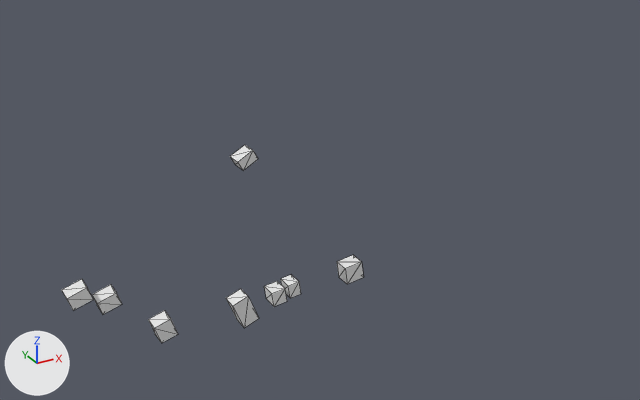
An edit to the glTF model output/glb/tile_647.glb, drawn before and after from the same camera.
Rendered twice from a camera (50 mm lens) standing at (-196.0, -406.0, 125.0) and looking at (2.0, -47.0, -54.0). Arrows for +X, +Y and +Z are at lower left; the lights stay in place. The older version comes first. Mesh edges are drawn as thin lines.

The older version as bpy lines, for what is in view:
```python
me_mesh_0 = bpy.data.meshes.new('Mesh_0')
me_mesh_0.from_pydata(...)  # 64 vertices, 80 faces; spans x -121.0..52.0, y -10.0..0.0, z -141.0..-36.0
ob_mesh_0 = bpy.data.objects.new('Mesh_0', me_mesh_0)
ob_mesh_0.location = (0.0, 0.0, 0.0)
```
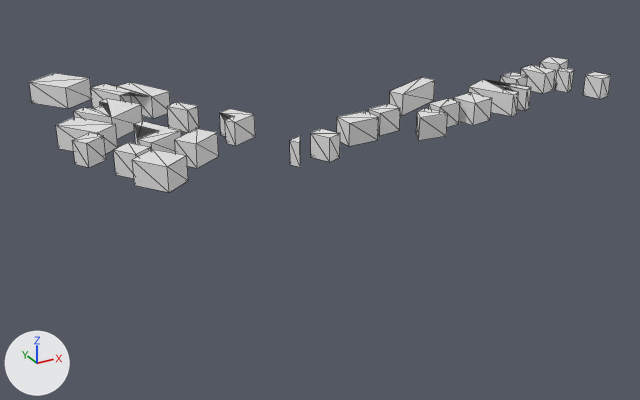
Location of each change, [x1, y1, x2, y2] in pixels of the pictures (640 x 400 px; the box of a moved part takes in the faces that stretch with it):
'Mesh_0', reshaped (92% wider, 32% shorter)
    before: [62, 145, 364, 343]
    after: [29, 57, 611, 192]
part 1 of me_mesh_0, moved or reshaped
    before: [230, 145, 258, 170]
    after: [429, 98, 460, 127]
part 2 of me_mesh_0, moved or reshaped
    before: [281, 275, 301, 298]
    after: [368, 104, 400, 136]
part 3 of me_mesh_0, moved or reshaped
    before: [226, 289, 259, 328]
    after: [337, 111, 379, 146]
part 4 of me_mesh_0, moved or reshaped
    before: [148, 310, 178, 343]
    after: [311, 129, 340, 162]
part 5 of me_mesh_0, moved or reshaped
    before: [337, 255, 364, 284]
    after: [500, 72, 528, 86]
part 6 of me_mesh_0, moved or reshaped
    before: [92, 284, 122, 314]
    after: [521, 65, 556, 94]
part 7 of me_mesh_0, added
    after: [540, 57, 569, 84]
part 8 of me_mesh_0, moved or reshaped
    before: [62, 279, 94, 310]
    after: [167, 102, 199, 132]
part 9 of me_mesh_0, moved or reshaped
    before: [264, 281, 287, 306]
    after: [72, 133, 106, 168]
part 10 of me_mesh_0, added
    after: [113, 143, 151, 179]
part 11 of me_mesh_0, added
    after: [454, 92, 492, 125]
part 12 of me_mesh_0, added
    after: [583, 72, 611, 99]
part 13 of me_mesh_0, added
    after: [555, 68, 574, 92]
part 14 of me_mesh_0, added
    after: [29, 73, 301, 192]
part 15 of me_mesh_0, added
    after: [390, 77, 531, 140]

The change, as a diff of the scene's bpy script:
```diff
--- a/output/glb/tile_647.glb.py
+++ b/output/glb/tile_647.glb.py
@@ me_mesh_0 @@
-me_mesh_0.from_pydata(...)  # 64 vertices, 80 faces; spans x -121.0..52.0, y -10.0..0.0, z -141.0..-36.0
+me_mesh_0.from_pydata(...)  # 238 vertices, 307 faces; spans x -125.0..127.0, y -125.0..20.0, z 0.0..10.0
+# me_mesh_0 part 1: the loose piece of 8 vertices spanning x -26.0..-15.0, y -10.0..0.0, z -46.0..-36.0 is multiplied about its middle by the matrix ((1.041, 0.0, 0.384), (-0.384, 0.0, 1.041), (0.0, -1.11, 0.0)), then moved by (50.0, -104.0, 46.0)
+# me_mesh_0 part 2: the loose piece of 8 vertices spanning x 2.0..10.0, y -10.0..0.0, z -130.0..-121.0 is multiplied about its middle by the matrix ((0.052, 0.0, 1.149), (-1.149, 0.0, 0.052), (0.0, -1.15, 0.0)), then moved by (-4.0, -99.0, 130.0)
+# me_mesh_0 part 3: the loose piece of 8 vertices spanning x -32.0..-17.0, y -10.0..0.0, z -141.0..-121.0 is multiplied about its middle by the matrix ((0.279, 0.0, -0.844), (0.844, 0.0, 0.279), (0.0, -0.889, 0.0)), then moved by (11.0, -103.0, 136.0)
+# me_mesh_0 part 4: the loose piece of 8 vertices spanning x -78.0..-65.0, y -10.0..0.0, z -136.0..-123.0 is multiplied about its middle by the matrix ((0.838, 0.0, -0.113), (0.113, 0.0, 0.838), (0.0, -0.846, 0.0)), then moved by (36.0, -114.0, 134.0)
+# me_mesh_0 part 5: the loose piece of 8 vertices spanning x 39.0..52.0, y -10.0..0.0, z -131.0..-118.0 is multiplied about its middle by the matrix ((-0.12, 0.0, -0.861), (0.861, 0.0, -0.12), (0.0, -0.869, 0.0)), then moved by (38.0, -86.0, 129.0)
+# me_mesh_0 part 6: the loose piece of 8 vertices spanning x -106.0..-94.0, y -10.0..0.0, z -110.0..-99.0 is multiplied about its middle by the matrix ((-0.001, 0.0, 1.15), (-1.15, 0.0, -0.001), (0.0, -1.15, 0.0)), then moved by (201.0, -82.0, 109.0)
+# me_mesh_0 part 7: the loose piece of 8 vertices spanning x 39.0..52.0, y -10.0..0.0, z -131.0..-118.0 is copied, and the copy is multiplied about its middle by the matrix ((-0.954, 0.0, 0.286), (-0.286, 0.0, -0.954), (0.0, -0.996, 0.0)), then moved by (74.0, -74.0, 129.0); it spans x 112.0..127.0, y -86.0..-72.0, z 0.0..10.0
+# me_mesh_0 part 8: the loose piece of 8 vertices spanning x -121.0..-108.0, y -10.0..0.0, z -103.0..-92.0 is multiplied about its middle by the matrix ((0.222, 0.0, 0.937), (-0.937, 0.0, 0.222), (0.0, -0.963, 0.0)), then moved by (43.0, -54.0, 103.0)
+# me_mesh_0 part 9: the loose piece of 8 vertices spanning x -9.0..1.0, y -10.0..0.0, z -132.0..-123.0 is multiplied about its middle by the matrix ((0.421, 0.0, 0.894), (-0.894, 0.0, 0.421), (0.0, -0.988, 0.0)), then moved by (-114.0, -75.0, 132.0)
+# me_mesh_0 part 10: the loose piece of 8 vertices spanning x -121.0..-108.0, y -10.0..0.0, z -103.0..-92.0 is copied, and the copy is multiplied about its middle by the matrix ((0.283, 0.0, 0.954), (-0.954, 0.0, 0.283), (0.0, -0.995, 0.0)), then moved by (7.0, -94.0, 103.0); it spans x -113.0..-100.0, y -106.0..-92.0, z 0.0..10.0
+# me_mesh_0 part 11: the loose piece of 8 vertices spanning x 39.0..52.0, y -10.0..0.0, z -131.0..-118.0 is copied, and the copy is multiplied about its middle by the matrix ((1.035, 0.0, -0.1), (0.1, 0.0, 1.035), (0.0, -1.04, 0.0)), then moved by (-1.0, -104.0, 129.0); it spans x 37.0..52.0, y -117.0..-102.0, z 0.0..10.0
+# me_mesh_0 part 12: the loose piece of 8 vertices spanning x -78.0..-65.0, y -10.0..0.0, z -136.0..-123.0 is copied, and the copy is turned -90 degrees about the x axis through its middle and scaled by 0.863, then moved by (191.0, -104.0, 134.0); it spans x 114.0..124.0, y -114.0..-104.0, z 0.0..10.0
+# me_mesh_0 part 13: the loose piece of 8 vertices spanning x 2.0..10.0, y -10.0..0.0, z -130.0..-121.0 is copied, and the copy is multiplied about its middle by the matrix ((-0.839, 0.0, 0.281), (-0.281, 0.0, -0.839), (0.0, -0.885, 0.0)), then moved by (106.0, -90.0, 130.0); it spans x 108.0..116.0, y -99.0..-90.0, z 0.0..10.0
+# me_mesh_0 part 14: 94 vertices added at x -125.0..-45.0, y -124.0..20.0, z 0.0..10.0
+# me_mesh_0 part 15: 40 vertices added at x 8.0..78.0, y -122.0..-72.0, z 0.0..10.0
```
